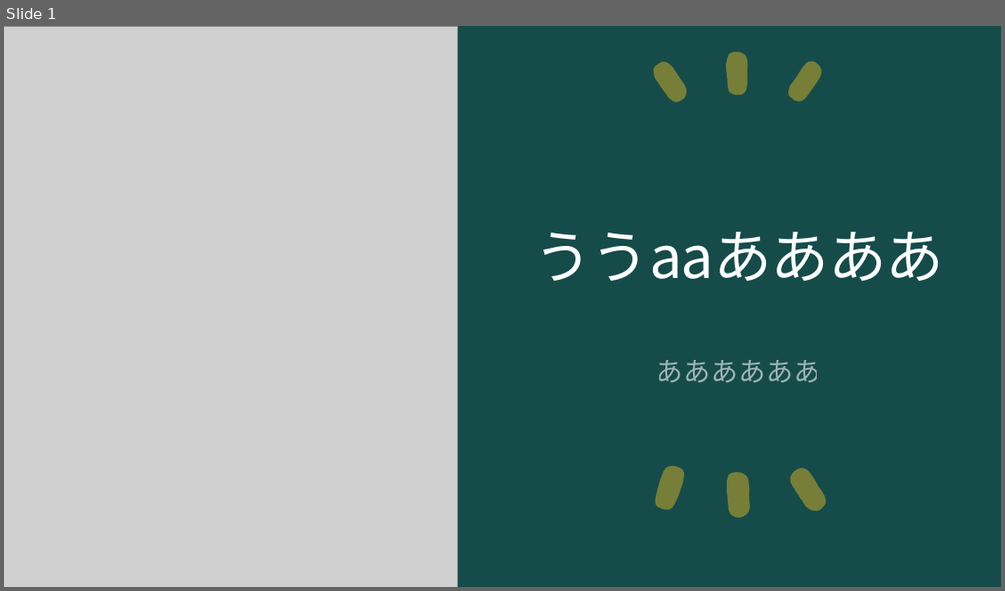
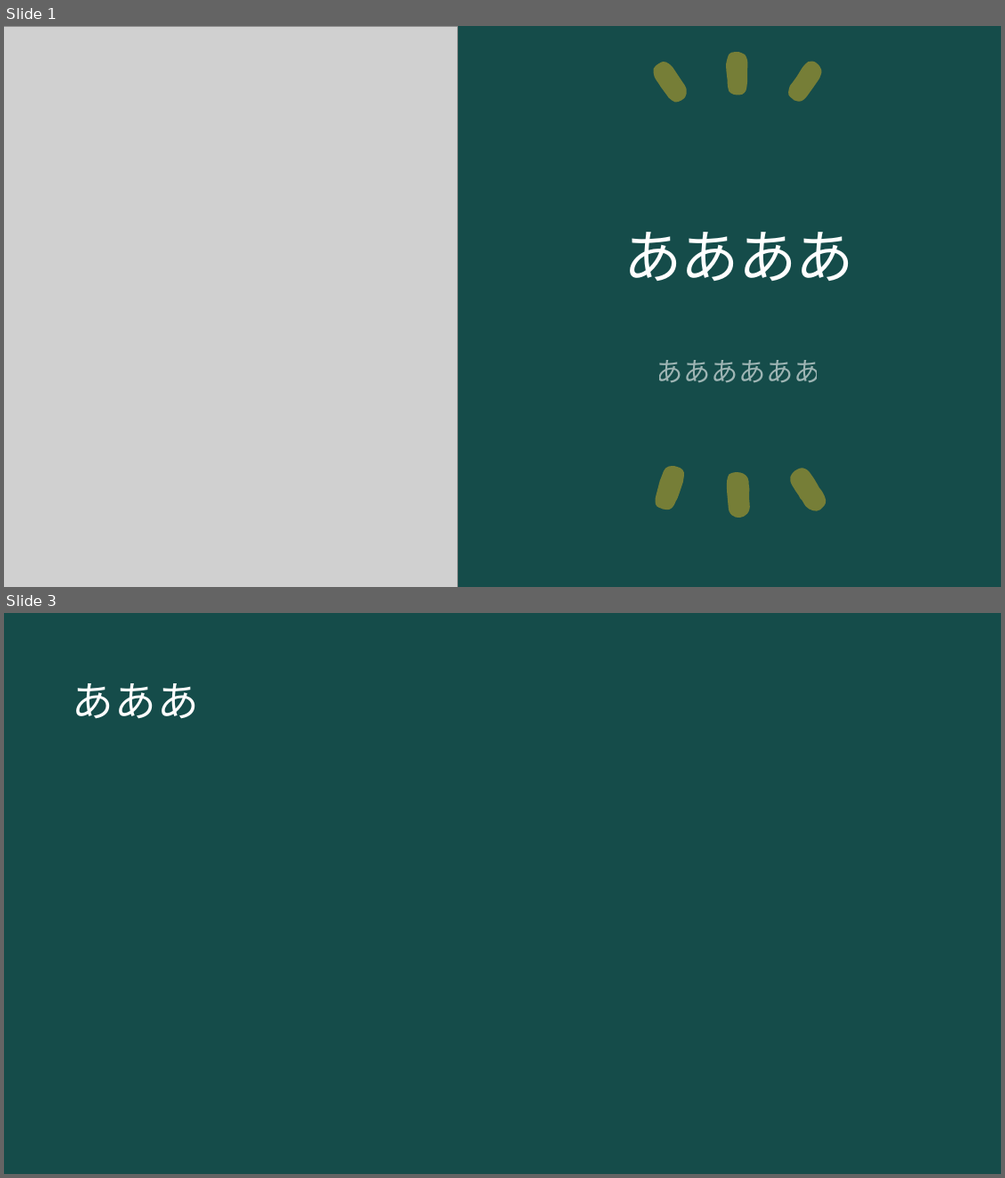
Before and after one commit to ogawa3427/utils, a slide deck: 2024quiz/quiz.pptx. Shown one above the other, each under a label of ours: slide 1 before the commit, slides 1 and 3 after it; the slides between them are not shown. The pictures are 1005x591 and 1005x1178 pixels, drawn with LibreOffice and Linux fonts; fonts in the diff are those of the drawing; grey boxes stand for pictures. Boxes give left, top, right and bottom in pixels: in the first picture for what was removed or moved away, otherwise in the second. Text is boxed around its words. In the diff, an @@ line names an element or a change of style, - is before the commit and + after.

Commit message:
ああいい

```diff
--- a/2024quiz/quiz.pptx
+++ b/2024quiz/quiz.pptx
@@ slide 3 added at [4,613,1001,1174], background #0B2827 @@
@@ rectangle added at [4,613,1001,1174], fill #154C4A @@
@@ title added at [72,683,199,719], 40 pt, text #FFFFFF @@
+あああ
@@ slide 1 changed as well @@
@@ title at [624,232,854,281]: text changed @@
-ううaaああああ
+ああああ
```
Also in this commit, not shown: 1 other slide added, 1 slide removed, 1 other file.
